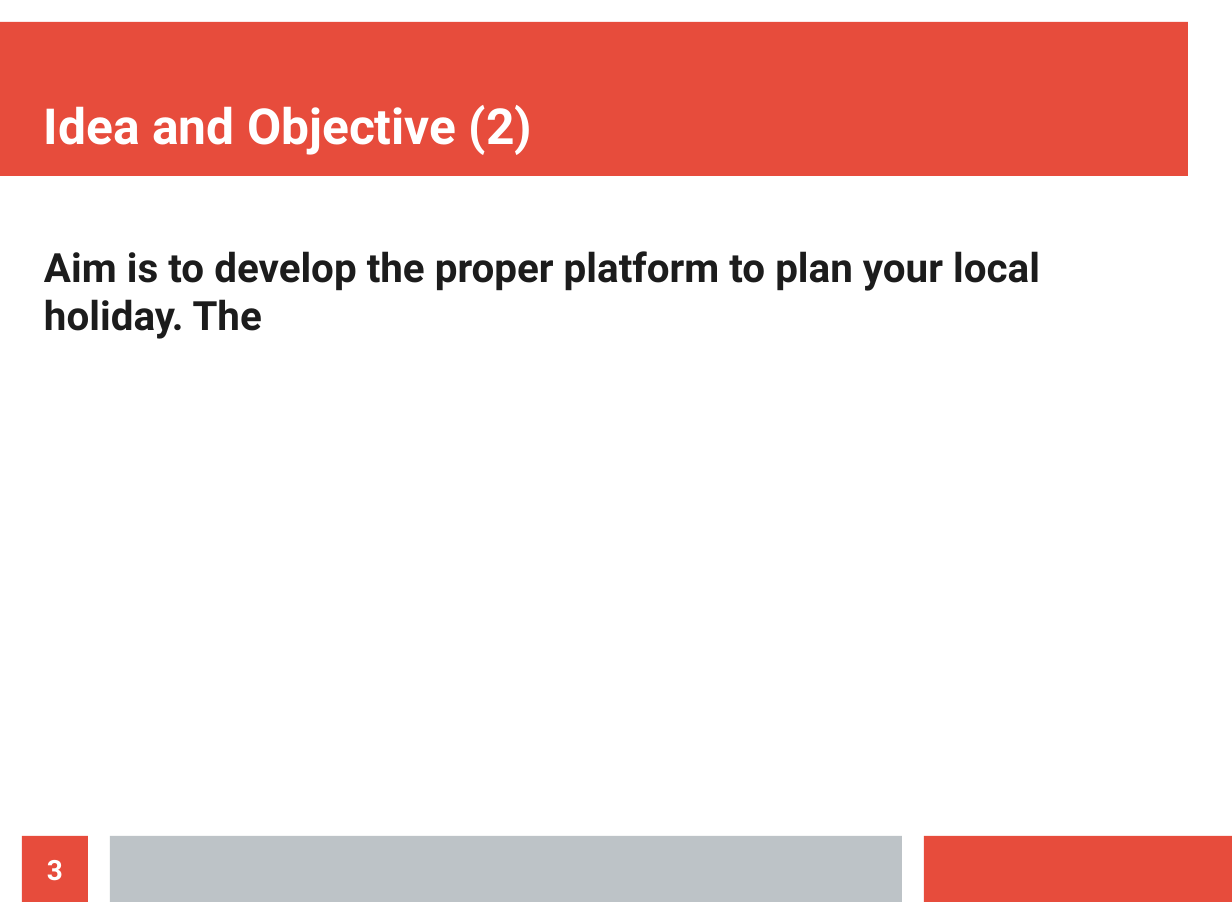
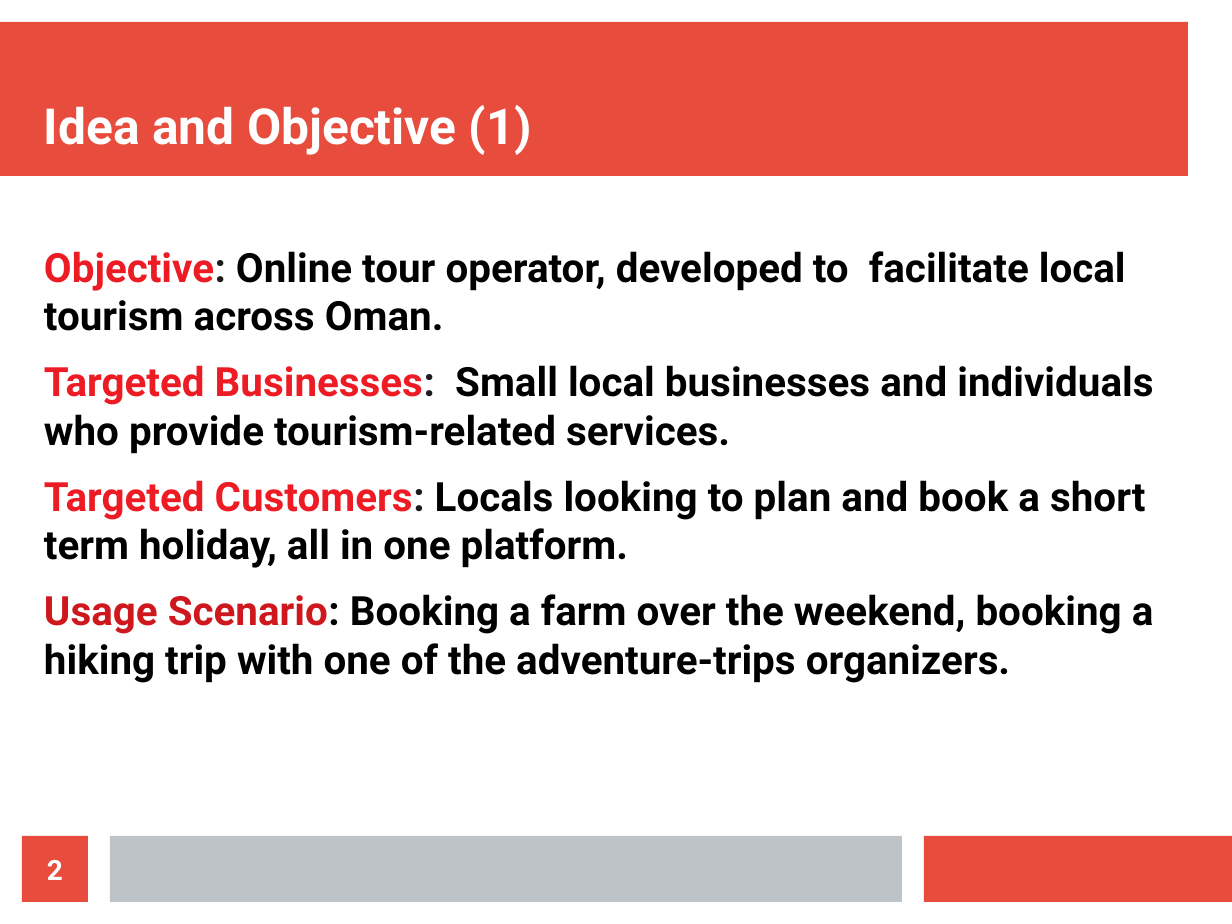
Before and after one commit to Aliii98/osoc19, a slide deck: slide 2 of OSOC-proposal.odp (slide 3 before the commit). Drawn at 1232x924 pixels with LibreOffice and Linux fonts; fonts in the diff are those of the drawing. Boxes give left, top, right and bottom in pixels: in the first picture for what was removed or moved away, otherwise in the second. Text is boxed around its words. In the diff, an @@ line names an element or a change of style, - is before the commit and + after.

Commit message:
Finalized Idea&Obj slides.. still working on technical specs

```diff
--- a/OSOC-proposal.odp
+++ b/OSOC-proposal.odp
@@ title at bbox=[44, 105, 532, 155]: text changed @@
-Idea and Objective (2)
+Idea and Objective (1)
@@ text at bbox=[44, 251, 1154, 683]: text changed; text colour #1C1C1C to #000000 @@
-Aim is to develop the proper platform to plan your local holiday. The
+Objective: Online tour operator, developed to facilitate local tourism across Oman.
+Targeted Businesses: Small local businesses and individuals who provide tourism-related services.
+Targeted Customers: Locals looking to plan and book a short term holiday, all in one platform.
+Usage Scenario: Booking a farm over the weekend, booking a hiking trip with one of the adventure-trips organizers.
@@ page number at bbox=[47, 860, 63, 880]: text changed @@
-3
+2
```
Also in this commit, not shown: 1 other slide changed, 1 slide removed.
